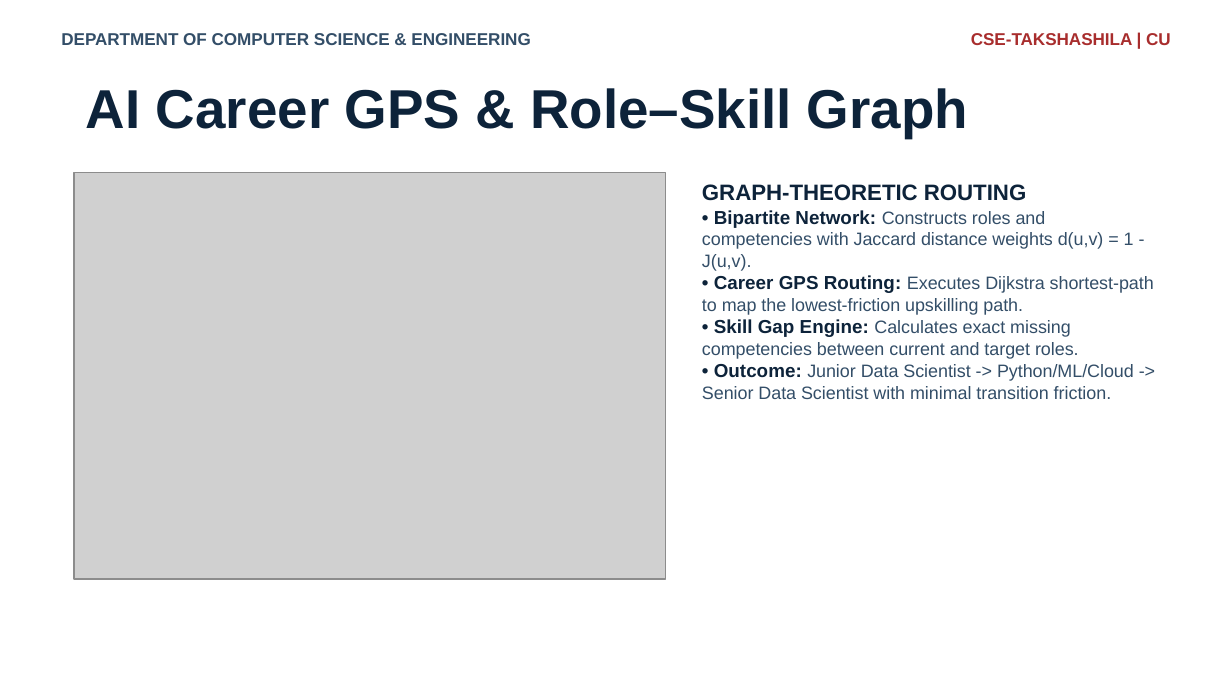
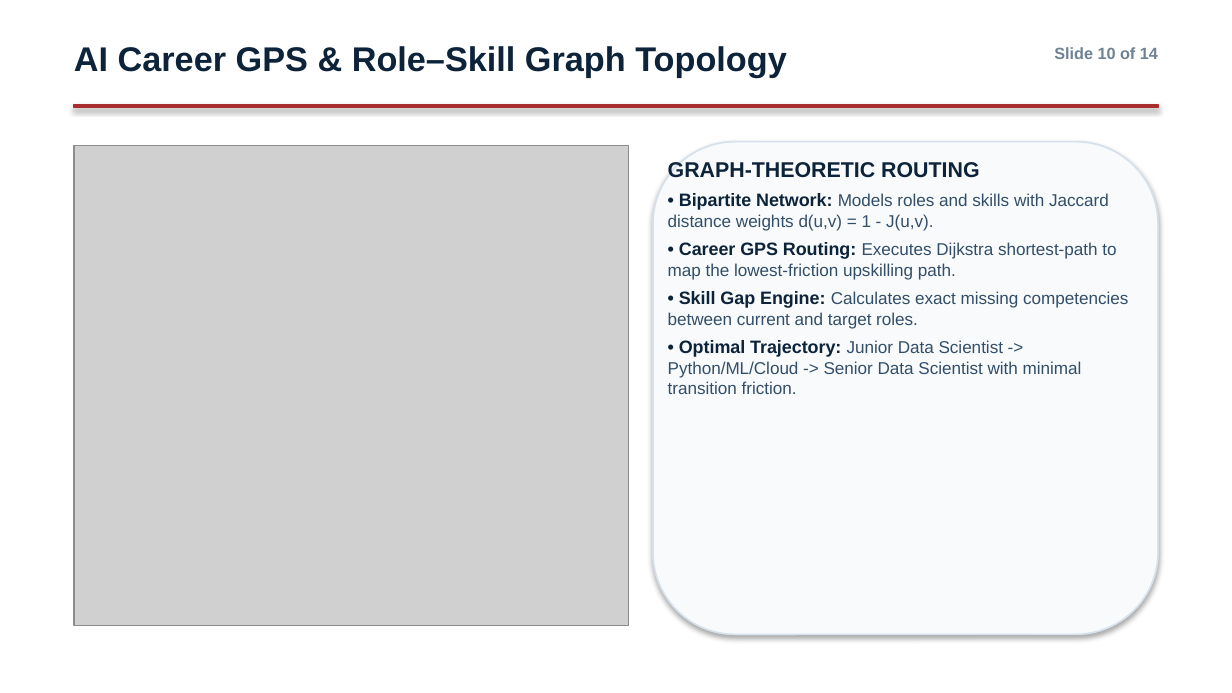
Before and after one commit to chitreyAbhinav/workforce-intelligence, a slide deck: slide 10 of reports/internship_submission/Industrial_Training_Presentation.pptx. Drawn at 1232x693 pixels with LibreOffice and Linux fonts; fonts in the diff are those of the drawing; grey boxes stand for pictures; background and template pictures are left out. Boxes give left, top, right and bottom in pixels: in the first picture for what was removed or moved away, otherwise in the second. Text is boxed around its words. In the diff, an @@ line names an element or a change of style, - is before the commit and + after.

```diff
--- a/reports/internship_submission/Industrial_Training_Presentation.pptx
+++ b/reports/internship_submission/Industrial_Training_Presentation.pptx
@@ text at box(74, 46, 787, 77): text changed; size 32 to 20 pt @@
-AI Career GPS & Role–Skill Graph
+AI Career GPS & Role–Skill Graph Topology
@@ text removed at box(971, 33, 1171, 45) @@
-CSE-TAKSHASHILA | CU
@@ text at box(1054, 47, 1158, 59): text changed; size 10 to 9.5 pt; text colour #334E68 to #6E8296 @@
-DEPARTMENT OF COMPUTER SCIENCE & ENGINEERING
+Slide 10 of 14
@@ rectangle added at box(74, 105, 1158, 108), fill #A82D2D, outline #A82D2D 0.75 pt @@
@@ picture: place and size @@
-picture at box(74, 172, 665, 579)
+picture at box(74, 145, 628, 626)
@@ rounded rectangle added at box(653, 142, 1158, 634), fill #F8FAFC, outline #D7E1EB 1 pt @@
@@ text at box(668, 162, 1128, 329): size 13 to 12.5 pt in "GRAPH-THEORETIC ROUTING"; size 11 to 10.5 pt in "• Career GPS Routing:", "• Skill Gap Engine:"; size 10.5 to 10 pt in "Executes Dijkstra shortest-path to map the lowest-friction ...", "Calculates exact missing competencies between current and ..."; more space between paragraphs @@
@@ text "GRAPH-THEORETIC ROUTING": place and size @@
-text "GRAPH-THEORETIC ROUTING" at box(702, 184, 1154, 399)
+text "GRAPH-THEORETIC ROUTING" at box(668, 162, 1128, 394)
@@ text at box(668, 193, 1109, 231): text changed; size 10.5 to 10 pt @@
-• Bipartite Network: Constructs roles and competencies with Jaccard distance weights d(u,v) = 1 - J(u,v).
+• Bipartite Network: Models roles and skills with Jaccard distance weights d(u,v) = 1 - J(u,v).
@@ text at box(668, 340, 1082, 394): text changed; size 10.5 to 10 pt @@
-• Outcome: Junior Data Scientist -> Python/ML/Cloud -> Senior Data Scientist with minimal transition friction.
+• Optimal Trajectory: Junior Data Scientist -> Python/ML/Cloud -> Senior Data Scientist with minimal transition friction.
```
Also in this commit, not shown: 12 other slides changed, 1 slide added, 1 slide removed, 38 other files.
